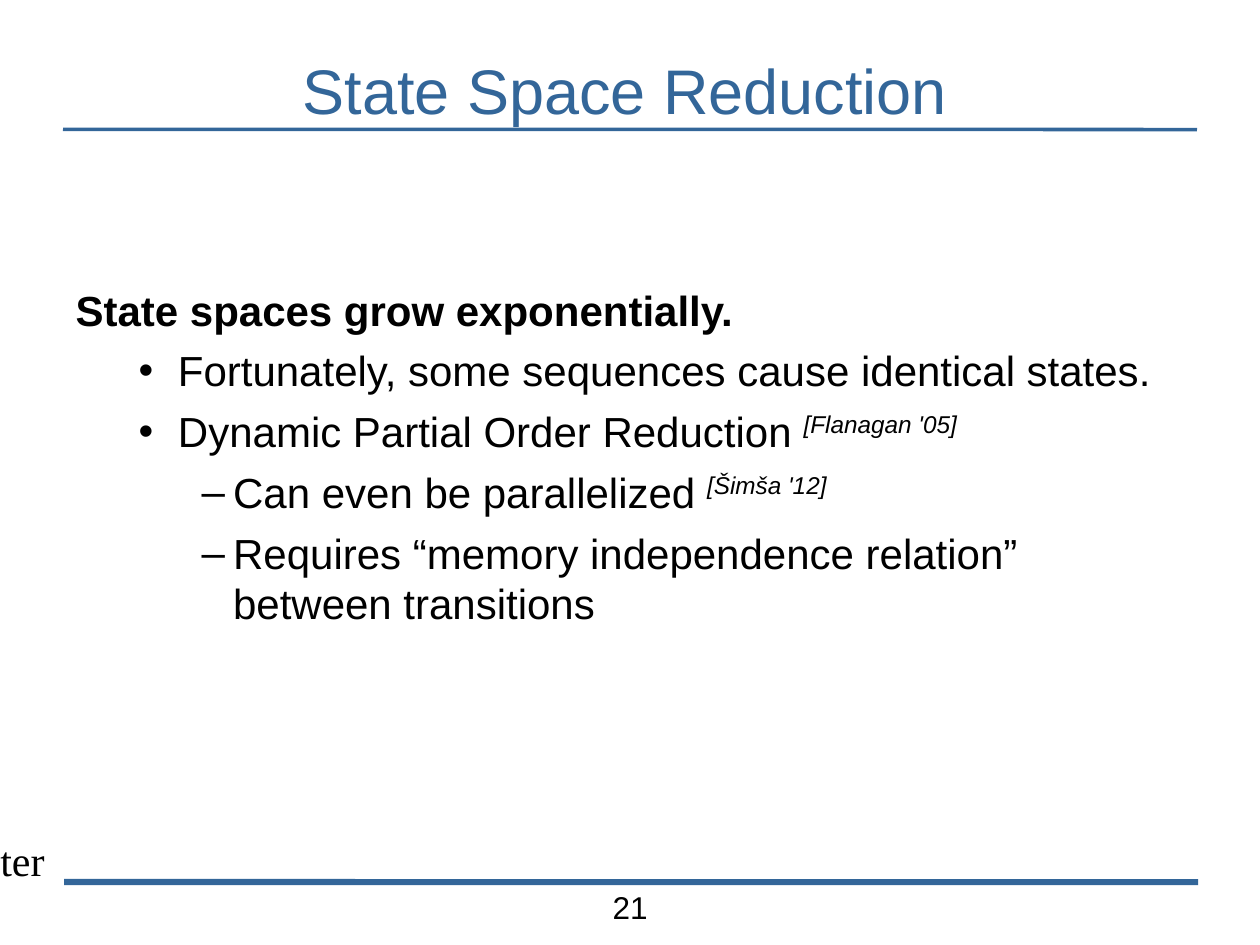
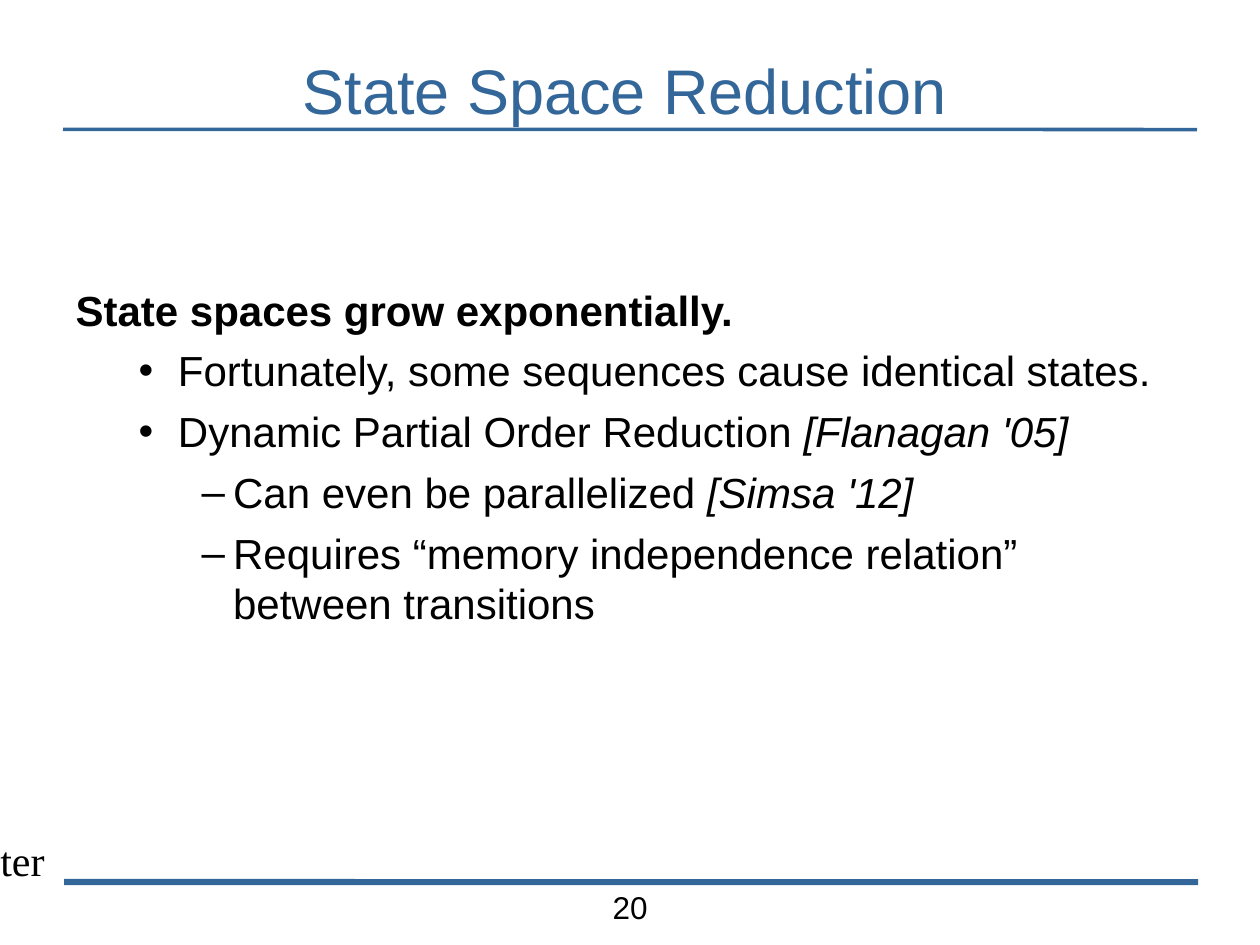
Before and after one commit to bblum/talks, a slide deck: slide 20 of pdl-retreat/pdl-talk.odp (slide 21 before the commit). Drawn at 1260x945 pixels with LibreOffice and Linux fonts; fonts in the diff are those of the drawing; background and template pictures are left out. Boxes give left, top, right and bottom in pixels: in the first picture for what was removed or moved away, otherwise in the second. Text is boxed around its words. In the diff, an @@ line names an element or a change of style, - is before the commit and + after.

```diff
--- a/pdl-retreat/pdl-talk.odp
+++ b/pdl-retreat/pdl-talk.odp
@@ text at [178, 416, 1068, 456]: now on the baseline in "[Flanagan '05]" @@
@@ text at [233, 477, 913, 517]: text changed @@
-    – Can even be parallelized [Šimša '12]
+    – Can even be parallelized [Simsa '12]
@@ page number at [613, 897, 648, 920]: text changed @@
-21
+20
```
Also in this commit, not shown: 7 other slides changed, 1 slide added.
